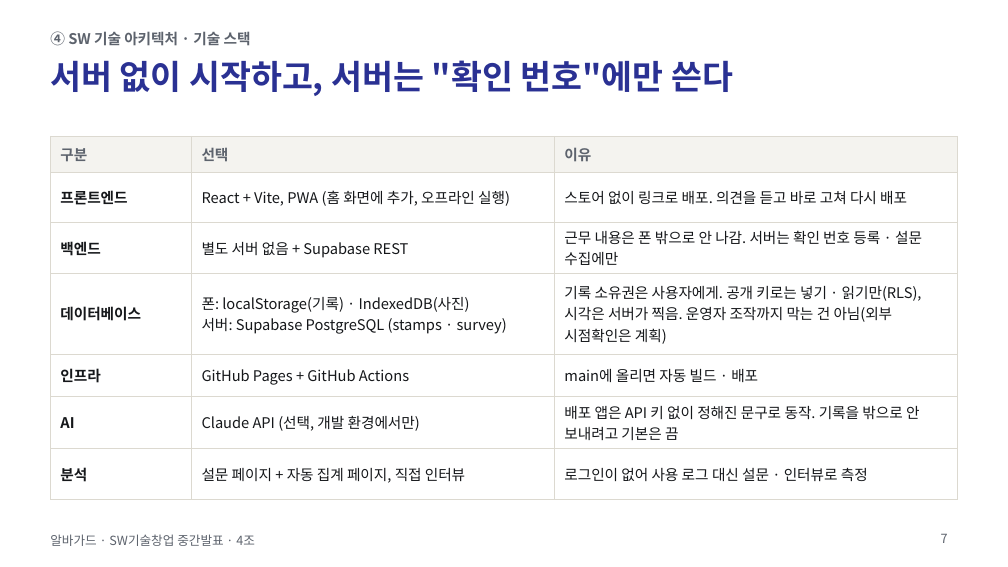
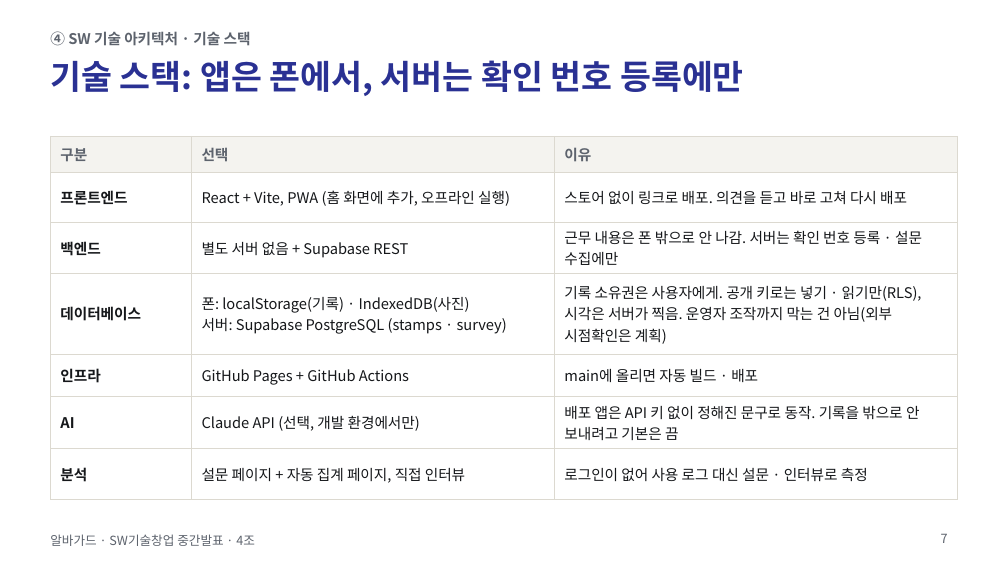
Before and after one commit to jihooni217/albaguard, a slide deck: slide 7 of docs/06_중간발표_PPT.pptx. Drawn at 1008x567 pixels with LibreOffice and Linux fonts; fonts in the diff are those of the drawing. Boxes give left, top, right and bottom in pixels: in the first picture for what was removed or moved away, otherwise in the second. Text is boxed around its words. In the diff, an @@ line names an element or a change of style, - is before the commit and + after.

```diff
--- a/docs/06_중간발표_PPT.pptx
+++ b/docs/06_중간발표_PPT.pptx
@@ title at [50, 60, 744, 96]: text changed @@
-서버 없이 시작하고, 서버는 "확인 번호"에만 쓴다
+기술 스택: 앱은 폰에서, 서버는 확인 번호 등록에만
```
Also in this commit, not shown: 8 other slides changed.
